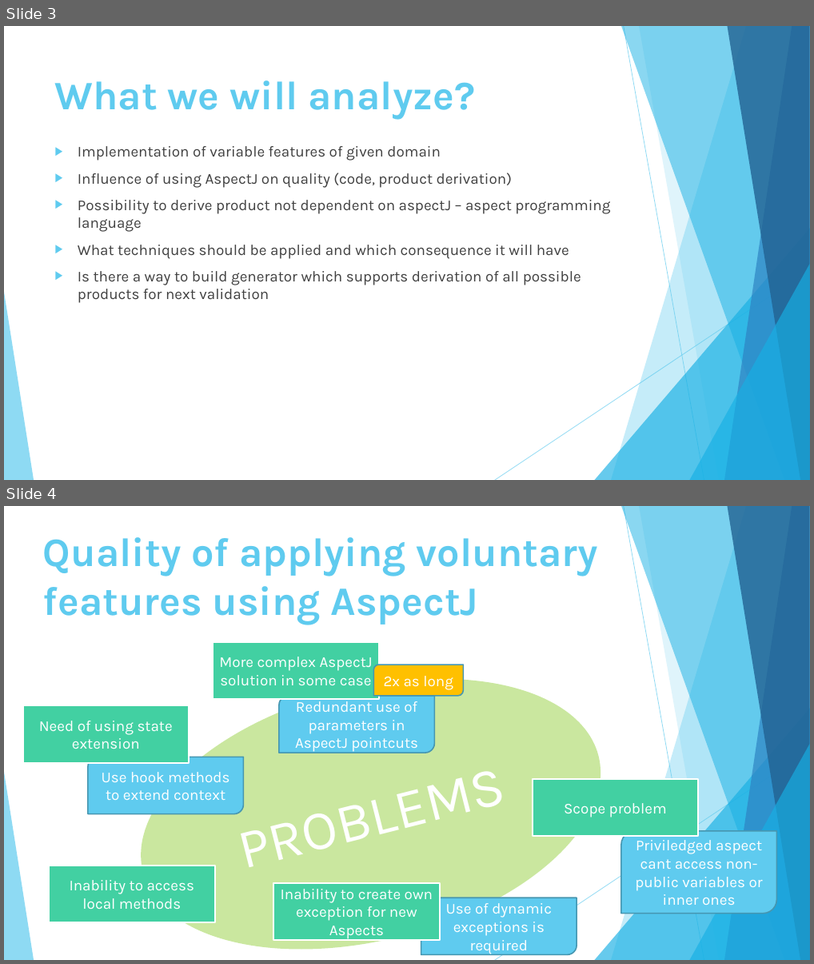
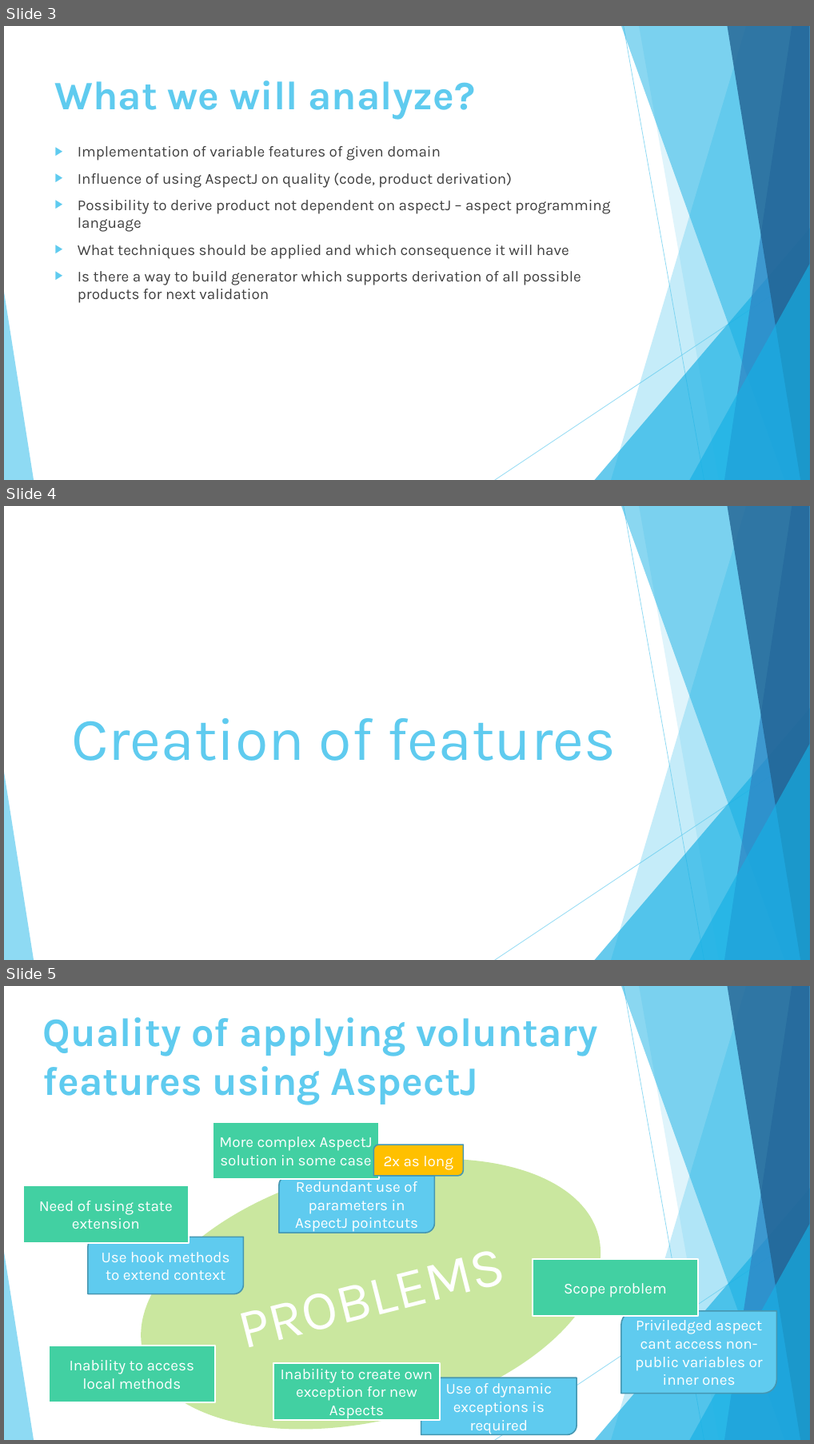
Before and after one commit to jperdek/productLineAnalysisGame, a slide deck: literature/Aspect orientated configuration of software product line features.pptx. Shown one above the other, each under a label of ours: slides 3 and 4 before the commit, slides 3, 4 and 5 after it. The pictures are 814x964 and 814x1444 pixels, drawn with LibreOffice and Linux fonts; fonts in the diff are those of the drawing. Boxes give left, top, right and bottom in pixels: in the first picture for what was removed or moved away, otherwise in the second. Text is boxed around its words. In the diff, an @@ line names an element or a change of style, - is before the commit and + after.

```diff
--- a/literature/Aspect orientated configuration of software product line features.pptx
+++ b/literature/Aspect orientated configuration of software product line features.pptx
@@ slide 4 added at (4, 506, 810, 960), background #FFFFFF; not listed: 10 template elements that a slide beside it also shows @@
@@ title added at (71, 718, 616, 760), 72 pt, text #5FCBEF @@
+Creation of features
@@ what was slide 4 is now slide 5 @@
```
Also in this commit, not shown: 3 other slides added, 21 other files.
